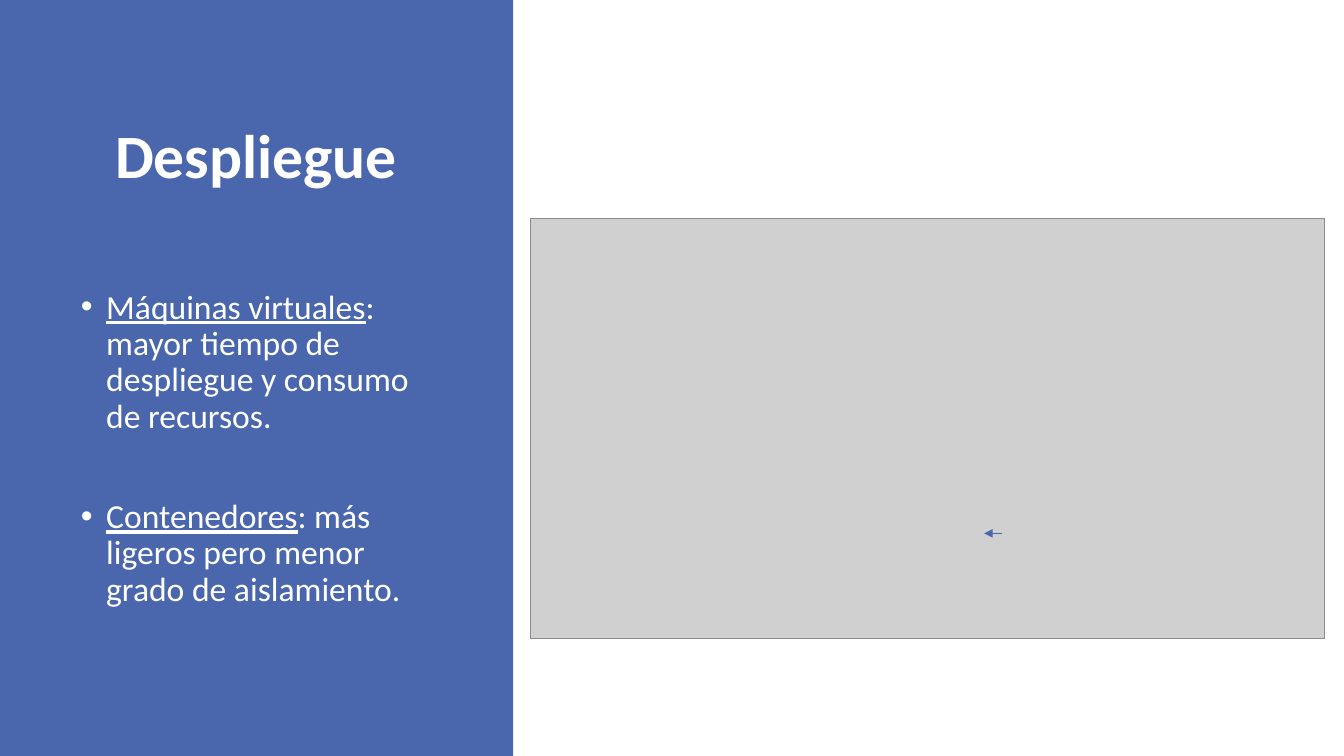
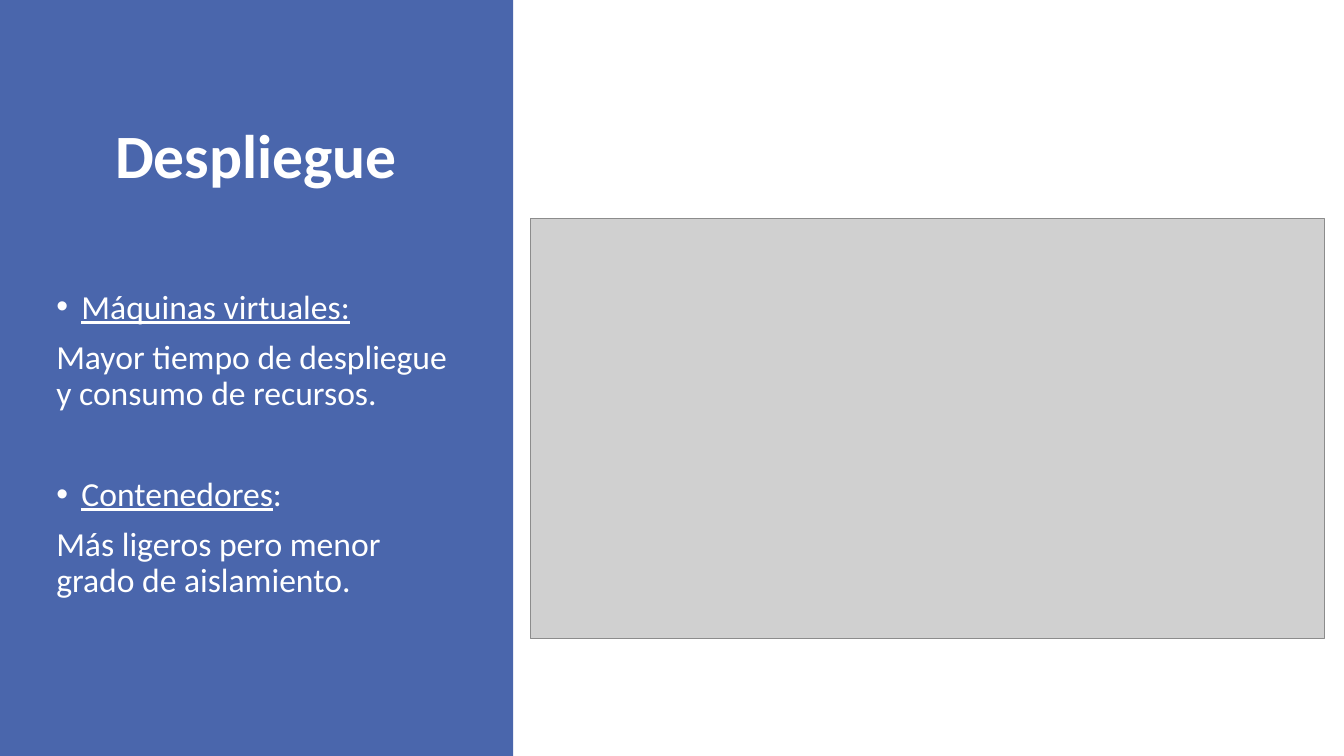
Before and after one commit to VictorIranzo/TFG_Microservices, a slide deck: slide 12 of Trabajo/Presentación/Desarrollo de software basado en microservicios.pptx. Drawn at 1344x756 pixels with LibreOffice and Linux fonts; fonts in the diff are those of the drawing; grey boxes stand for pictures. Boxes give left, top, right and bottom in pixels: in the first picture for what was removed or moved away, otherwise in the second. Text is boxed around its words. In the diff, an @@ line names an element or a change of style, - is before the commit and + after.

```diff
--- a/Trabajo/Presentación/Desarrollo de software basado en microservicios.pptx
+++ b/Trabajo/Presentación/Desarrollo de software basado en microservicios.pptx
@@ text at <box>56,295,446,598</box>: text changed @@
-• Máquinas virtuales: mayor tiempo de despliegue y consumo de recursos.
-• Contenedores: más ligeros pero menor grado de aislamiento.
+• Máquinas virtuales:
+Mayor tiempo de despliegue y consumo de recursos.
+• Contenedores:
+Más ligeros pero menor grado de aislamiento.
@@ arrow removed from (1002, 533) to (984, 533) @@
```
Also in this commit, not shown: 2 other slides changed, 3 other files.
